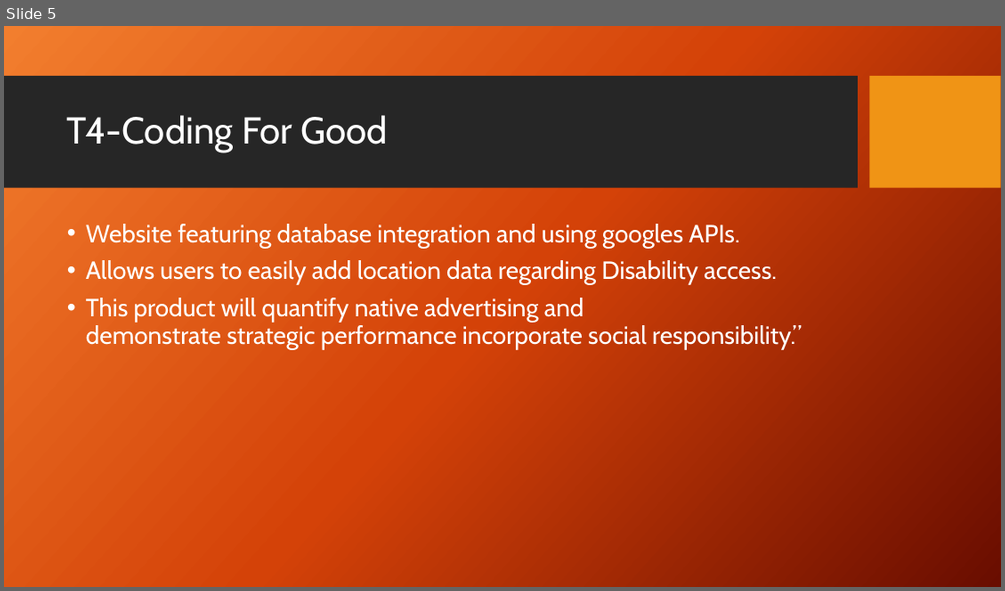
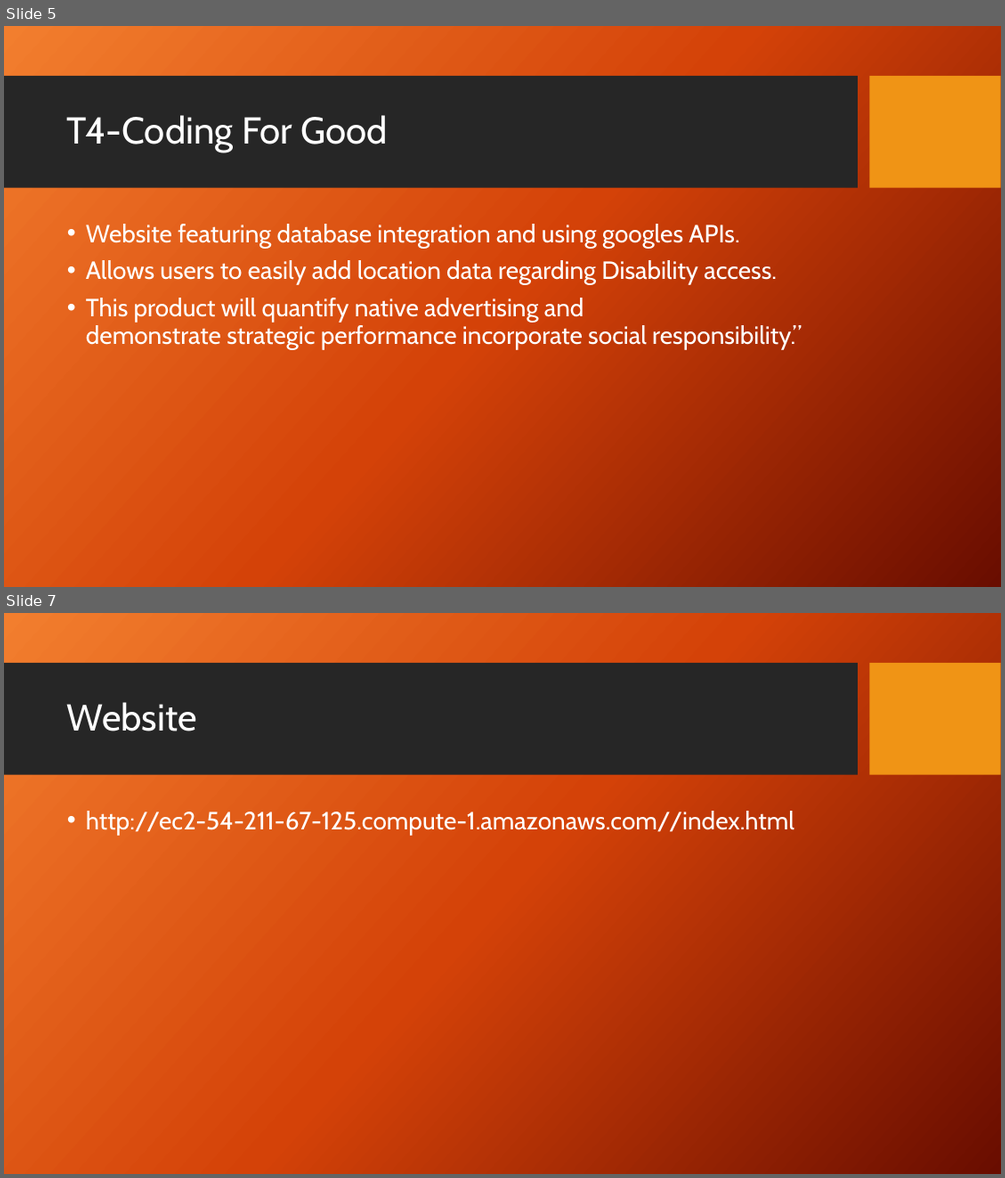
Before and after one commit to Tampa2016/team-4, a slide deck: Powerpoint/Team4Helping.pptx. Shown one above the other, each under a label of ours: slide 5 before the commit, slides 5 and 7 after it; the slides between them are not shown. The pictures are 1005x591 and 1005x1178 pixels, drawn with LibreOffice and Linux fonts; fonts in the diff are those of the drawing; background and template pictures are left out. Boxes give left, top, right and bottom in pixels: in the first picture for what was removed or moved away, otherwise in the second. Text is boxed around its words. In the diff, an @@ line names an element or a change of style, - is before the commit and + after.

```diff
--- a/Powerpoint/Team4Helping.pptx
+++ b/Powerpoint/Team4Helping.pptx
@@ slide 7 added at bbox=[4, 613, 1001, 1174], background picture (left out); not listed: 2 template elements that a slide beside it also shows @@
@@ title added at bbox=[67, 702, 197, 731], 36 pt, text #FFFFFF @@
+Website
@@ text added at bbox=[86, 811, 794, 835], 24 pt, text #FFFFFF @@
+• http://ec2-54-211-67-125.compute-1.amazonaws.com//index.html
```
Also in this commit, not shown: 3 slides changed.
